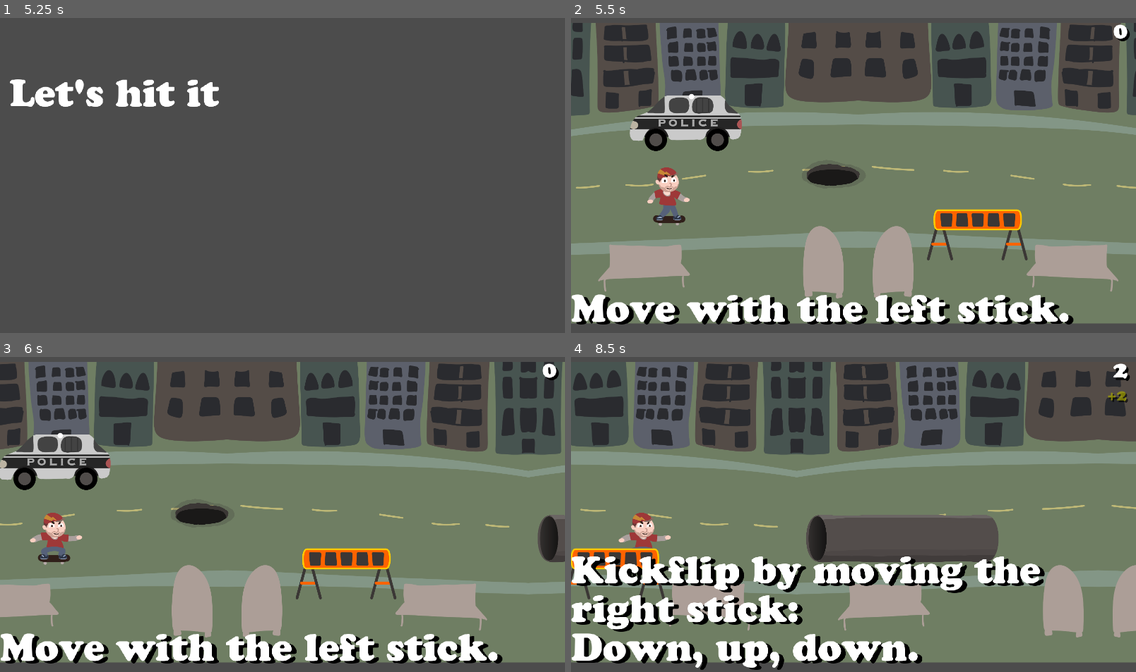
Above: before the commit, frames 1-4 (two rows, left to right).
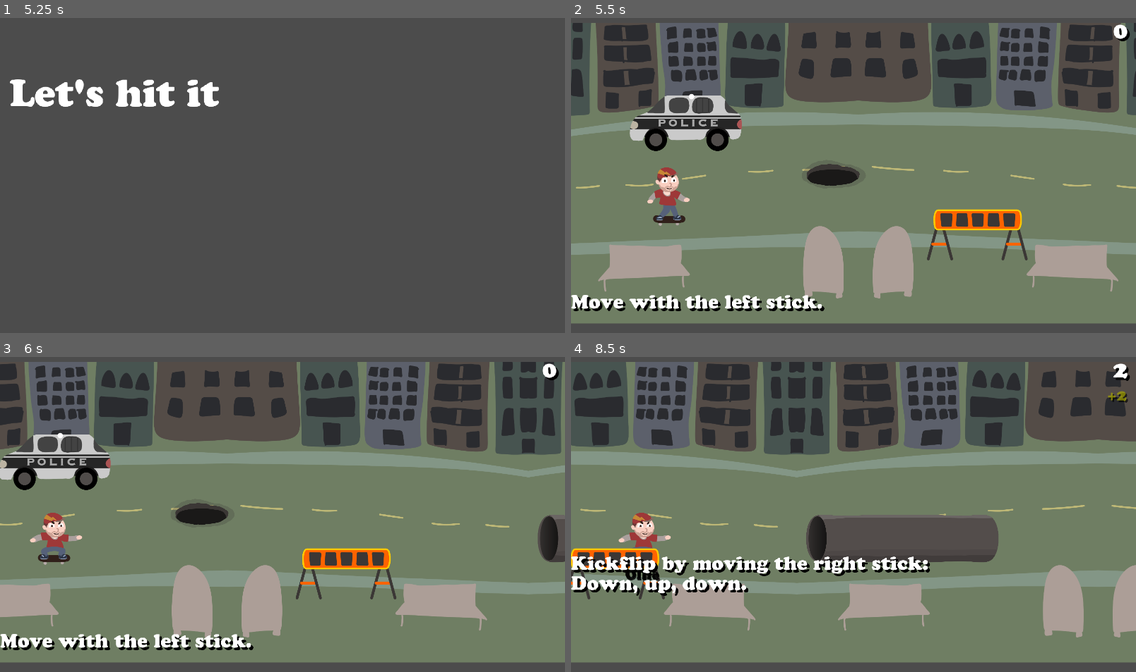
Above: after the commit, the same moments.

Repository: proximadams/The-Radical-Adventures-of-Chris-Pointon
Game: Godot game, scene res://scenes/TitleScreen.tscn
Two runs of this game, one before a commit and one after it. Both use one fixed random seed, a clock stepped at 60 frames per second and the inputs below.
Inputs:
- Up to frame 1 (5.25 s): hold D (move_right) 0.53-1.25 s; hold Down (shift_crouch) 0.53-1.25 s; tap Up (shift_jump) at 0.77, 2.27, 4.52 s; click "Start" at 1.25 s; hold Left (shift_back) 2.03-2.78 s; tap Down (shift_crouch) at 2.1, 4.35 s; hold D (move_right) 2.78-3.5 s; hold Down (shift_crouch) 2.78-3.5 s; click "Yes" at 3.5 s; hold Right (shift_forward) 4.28-5.03 s; tap Enter at 5 s; hold A (move_left) from 5.03 s (still down); hold Down (shift_crouch) from 5.03 s (still down)
- Up to frame 2 (5.5 s): keep holding A (move_left); keep holding Down (shift_crouch); tap Up (shift_jump) at 5.27 s
- Up to frame 3 (6 s): keep holding A (move_left); release Down (shift_crouch) at 5.78 s; tap Down (shift_crouch) at 5.85 s
- Up to frame 4 (8.5 s): tap Up (shift_jump) at 6.02, 7.52, 8.27 s; release A (move_left) at 6.53 s; hold Left (shift_back) 6.53-7.28 s; hold Down (shift_crouch) 6.53-7.28 s; hold D (move_right) 7.28-8.03 s; tap Down (shift_crouch) at 7.35 s; hold Right (shift_forward) from 8.03 s (still down); hold Down (shift_crouch) from 8.03 s (still down)

Frame 1 is identical in both runs. In frame 2, 5.5% of the frame differs, in the area x 0-89%, y 87-98%; in frame 3, 5.5%; in frame 4, 12%, in the area x 0-84%, y 63-100%.

Commit message:
fix spin 180 inputs

Diff:
--- a/code/Player.gd
+++ b/code/Player.gd
@@ -135,7 +135,7 @@
 
 	# tricks
 	_listen_for_trick_inputs(delta)
-	if (anim.current_animation == 'shift_back' or anim.current_ …(267 unchanged characters)… InputShiftBack < GROUND_180_WINDOW_TIME or timeSinceInputShiftForward < GROUND_180 …(166 unchanged characters)…
+	if (anim.current_animation == 'shift_back' or anim.current_ …(267 unchanged characters)… InputShiftBack < GROUND_180_WINDOW_TIME and timeSinceInputShiftForward < GROUND_180 …(166 unchanged characters)…
 		if _check_is_grinding():
 			anim.play('grind_turn_180_ftb')
 			anim.queue('grind_forward_hold')
@@ -184,7 +184,7 @@
 
 		if anim.current_animation == 'grind_end' or anim.current_animation == 'grind_end_jump_low':
 			anim.play('grind_end_jump_low_360')
-	elif timeSinceInputShiftCrouch < timeSpentJumping and timeSinceInputShiftJump < timeSpentJumping:
+	elif timeSinceInputShiftCrouch < timeSpentJumping and timeSinceInputShiftJump < timeSpentJumping:# TODO kickflip not working on first try
 		if anim.current_animation == 'jump_high':
 			anim.play('jump_high_kickflip')
 		elif anim.current_animation == 'grind_end_jump_high':
--- a/scenes/Level.tscn
+++ b/scenes/Level.tscn
@@ -27,6 +27,7 @@
 [ext_resource path="res://images/other/heart_white.svg" type="Texture" id=25]
 [ext_resource path="res://styles/Header1.tres" type="Theme" id=26]
 [ext_resource path="res://styles/GeneralButton.tres" type="Theme" id=27]
+[ext_resource path="res://styles/Header2.tres" type="Theme" id=28]
 
 [sub_resource type="Animation" id=92]
 length = 0.001
@@ -6273,11 +6274,11 @@
 anchor_top = 1.0
 anchor_right = 1.0
 anchor_bottom = 1.0
-margin_left = 16.0
+margin_left = 8.0
 margin_top = -121.0
-margin_right = 16.0
+margin_right = 8.0
 margin_bottom = 8.0
-theme = ExtResource( 26 )
+theme = ExtResource( 28 )
 text = "Move with the left stick."
 autowrap = true
 
@@ -6286,7 +6287,7 @@
 anchor_right = 1.0
 anchor_bottom = 1.0
 margin_top = -129.0
-theme = ExtResource( 26 )
+theme = ExtResource( 28 )
 text = "Move with the left stick."
 autowrap = true
 
@@ -6300,11 +6301,11 @@
 anchor_top = 1.0
 anchor_right = 1.0
 anchor_bottom = 1.0
-margin_left = 16.0
+margin_left = 8.0
 margin_top = -385.0
-margin_right = 16.0
+margin_right = 8.0
 margin_bottom = 8.0
-theme = ExtResource( 26 )
+theme = ExtResource( 28 )
 text = "Kickflip by moving the right stick:
 Down, up, down."
 autowrap = true
@@ -6314,7 +6315,7 @@
 anchor_right = 1.0
 anchor_bottom = 1.0
 margin_top = -393.0
-theme = ExtResource( 26 )
+theme = ExtResource( 28 )
 text = "Kickflip by moving the right stick:
 Down, up, down."
 autowrap = true
@@ -6329,11 +6330,11 @@
 anchor_top = 1.0
 anchor_right = 1.0
 anchor_bottom = 1.0
-margin_left = 16.0
+margin_left = 8.0
 margin_top = -385.0
-margin_right = 16.0
+margin_right = 8.0
 margin_bottom = 8.0
-theme = ExtResource( 26 )
+theme = ExtResource( 28 )
 text = "Spin 360 by moving the right stick:
 Down, then in a circle."
 autowrap = true
@@ -6343,7 +6344,7 @@
 anchor_right = 1.0
 anchor_bottom = 1.0
 margin_top = -393.0
-theme = ExtResource( 26 )
+theme = ExtResource( 28 )
 text = "Spin 360 by moving the right stick:
 Down, then in a circle."
 autowrap = true
--- /dev/null
+++ b/styles/Header2.tres
@@ -0,0 +1,10 @@
+[gd_resource type="Theme" load_steps=3 format=2]
+
+[ext_resource path="res://styles/fonts/CooperBlack-Std.ttf" type="DynamicFontData" id=1]
+
+[sub_resource type="DynamicFont" id=98]
+size = 64
+font_data = ExtResource( 1 )
+
+[resource]
+Label/fonts/font = SubResource( 98 )
Not shown: 1 places in scenes/Level.tscn that only renumber resources
